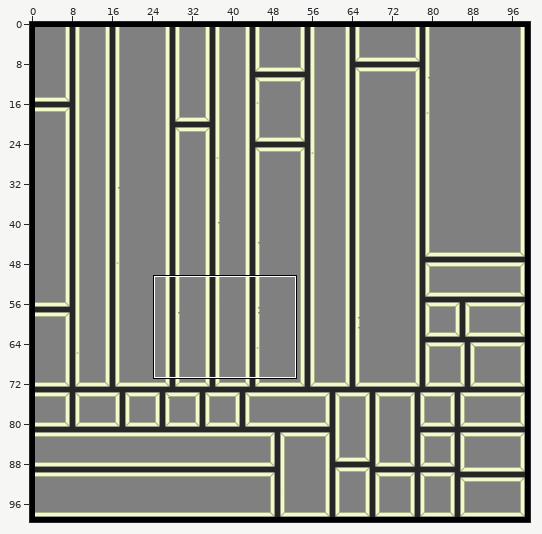
Two versions of a level (Tiled map, desktop/Maps/test.tmx). The picture above shows the old version from afar; the outline marks the close-up.
Close-up. Before the edit:
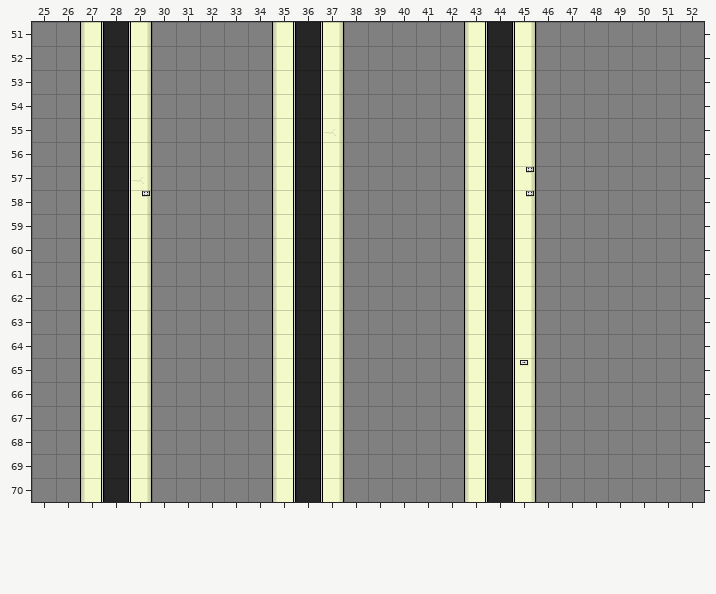
Cells are 32x32 px. Shown: x 25..52, y 51..70. The commit also changed other parts of the map, which this record leaves out.
The same view after the edit:
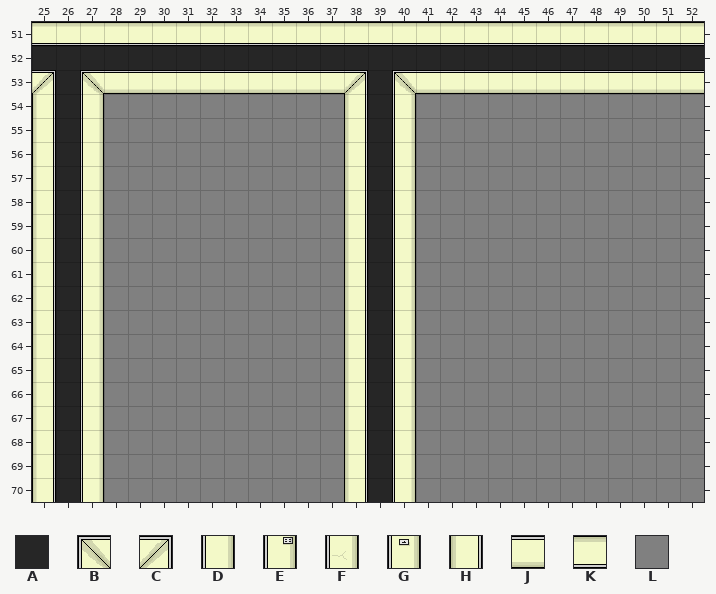
Key: from "Office01": A 0, B 2, C 3, D 10, E 11, F 12, G 13, H 20, J 30, K 40, L 50.
_ is an empty cell.
Edits made:
Layer "tileLayer":
Tile D becomes tile A in row 52 at x 29, 37 and 45.
Tile H becomes tile A in row 52 at x 27, 35 and 43.
Tile L becomes tile A in row 52 at x 25 to 26, 30 to 34, 38 to 42 and 46 to 52; in rows 53 to 70 at x 26 and 39.
Tile H becomes tile B in row 53 at x 27.
Tile L becomes tile B in row 53 at x 40.
Tile L becomes tile C in row 53 at x 25 and 38.
Tile H becomes tile D in rows 54 to 70 at x 27.
Tile L becomes tile D in rows 54 to 70 at x 40.
Tile L becomes tile H in rows 54 to 70 at x 25 and 38.
Tile A becomes tile J in row 53 at x 28, 36 and 44.
Tile D becomes tile J in row 53 at x 29, 37 and 45.
Tile H becomes tile J in row 53 at x 35 and 43.
Tile L becomes tile J in row 53 at x 30 to 34, 41 to 42 and 46 to 52.
Tile A becomes tile K in row 51 at x 28, 36 and 44.
Tile D becomes tile K in row 51 at x 29, 37 and 45.
Tile H becomes tile K in row 51 at x 27, 35 and 43.
Tile L becomes tile K in row 51 at x 25 to 26, 30 to 34, 38 to 42 and 46 to 52.
Tile A becomes tile L in rows 54 to 70 at x 28, 36 and 44.
Tile D becomes tile L in row 54 at x 29, 37 and 45; in row 55 at x 29 and 45; in row 56 at x 29, 37 and 45; in rows 57 to 58 at x 37; in rows 59 to 64 at x 29, 37 and 45; in row 65 at x 29 and 37.
Tile D becomes tile L in rows 66 to 70 at x 29, 37 and 45.
Tile E becomes tile L in row 57 at x 45; in row 58 at x 29 and 45.
Tile F becomes tile L in row 55 at x 37; in row 57 at x 29.
Tile G becomes tile L in row 65 at x 45.
Tile H becomes tile L in rows 54 to 70 at x 35 and 43.
Boxes around the changes in both close-ups, in picture pixels (x1, y1, x2, y2):
changed: (32, 22, 704, 502)
